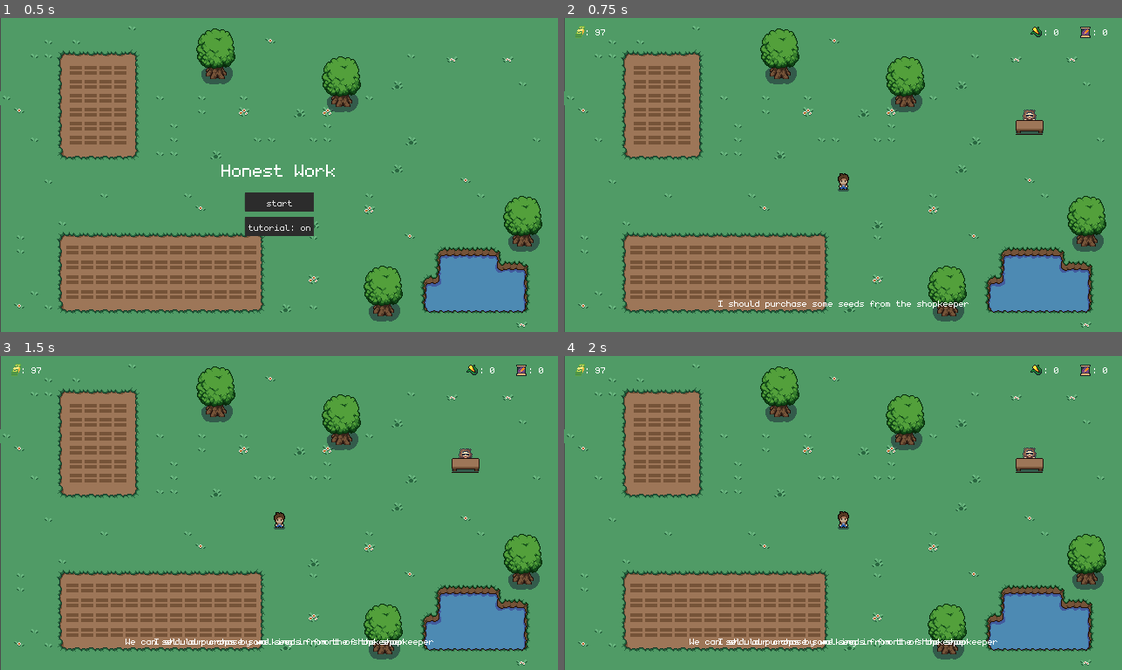
Above: before the commit, frames 1-4 (two rows, left to right).
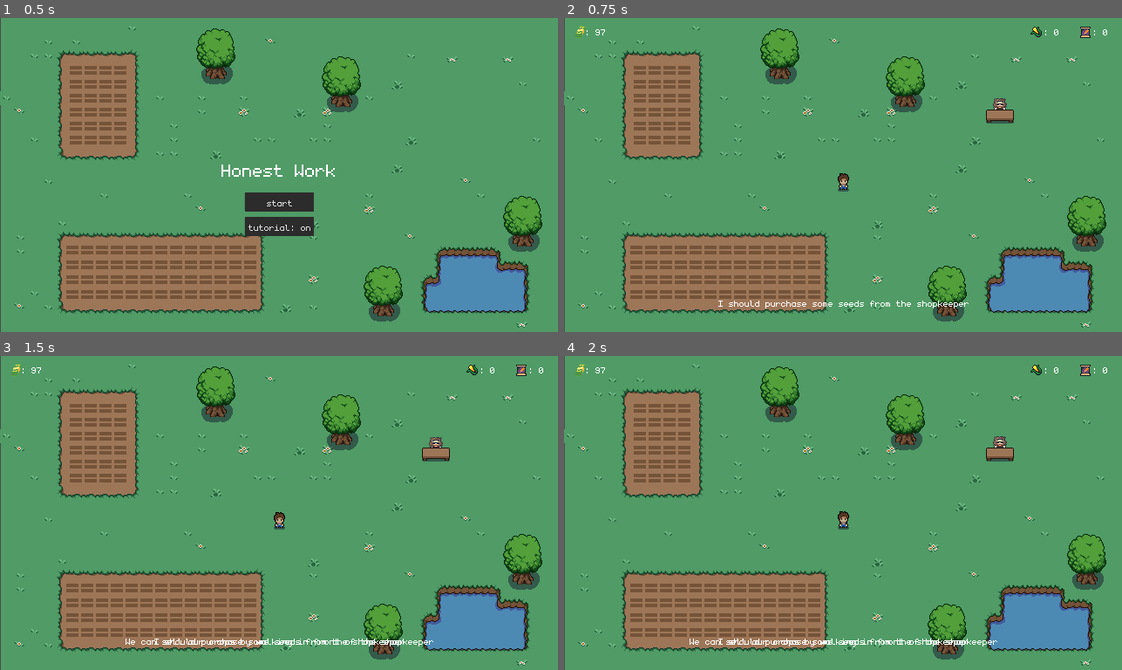
Above: after the commit, the same moments.

Repository: cammcinnes/wintermelonjam-2023
Game: Godot game, scene res://scenes/main.tscn
The game is run twice, just before and just after one commit, with the same random seed, the same clock (stepped at 60 frames per second) and the same inputs.
Inputs (mouse positions are in pixels of both pictures, inside the frame that each line leads up to):
- Up to frame 1 (0.5 s): no input
- Up to frame 2 (0.75 s): click (843, 203) at 0.5 s
- Up to frame 3 (1.5 s): drag from (251, 588) to (78, 462) at 1.27 s
- Up to frame 4 (2 s): no input

Frame 1 is identical in both runs. In frame 2, 0.6% of the frame differs, in the area x 75-86%, y 25-38%; in frame 3, 0.6%; in frame 4, 0.6%.

Commit message:
fix shop keeper collisions

Diff:
--- a/scenes/main.tscn
+++ b/scenes/main.tscn
@@ -9,7 +9,6 @@
 [ext_resource type="Texture2D" uid="uid://bss1mvm882xa" path="res://textures/tilesets/fences.png" id="6_bhg31"]
 [ext_resource type="Texture2D" uid="uid://cb3qy17ughuh1" path="res://textures/objects/objects.png" id="7_ef2mr"]
 [ext_resource type="Texture2D" uid="uid://dyf1tq5uyr27v" path="res://textures/Crop_Spritesheet.png" id="9_3fsbu"]
-[ext_resource type="PackedScene" uid="uid://cq4ibfmuyjkio" path="res://scenes/sellzone.tscn" id="10_lvsup"]
 [ext_resource type="PackedScene" uid="uid://xaq1g1rn45ww" path="res://scenes/growzone.tscn" id="12_2jnoe"]
 [ext_resource type="PackedScene" uid="uid://bpqxfe6ebfb4d" path="res://scenes/gui.tscn" id="13_qxv7o"]
 [ext_resource type="PackedScene" uid="uid://c6eb67wri0gno" path="res://scenes/weather_control.tscn" id="14_3fx2f"]
@@ -1445,14 +1444,11 @@
 [node name="growzone4" parent="main_area/plot/growzone6/growzone2/growzone3" instance=ExtResource("12_2jnoe")]
 position = Vector2(17, 0)
 
-[node name="sellzone" parent="main_area" instance=ExtResource("10_lvsup")]
-position = Vector2(534, 142)
-
 [node name="shop" parent="main_area" instance=ExtResource("15_7x6fa")]
-position = Vector2(534, 126)
+position = Vector2(500, 113)
 
 [node name="player" parent="." instance=ExtResource("1_x8416")]
-z_index = 1
+z_index = 2
 position = Vector2(322, 176)
 speed = 125
 
--- a/scenes/sellzone.tscn
+++ b/scenes/sellzone.tscn
@@ -1,25 +1,12 @@
-[gd_scene load_steps=6 format=3 uid="uid://cq4ibfmuyjkio"]
+[gd_scene load_steps=4 format=3 uid="uid://cq4ibfmuyjkio"]
 
 [ext_resource type="Script" path="res://scripts/sellzone.gd" id="1_pxhlo"]
-[ext_resource type="Texture2D" uid="uid://bh4sv7lhmvf1a" path="res://textures/tilesets/grass.png" id="2_3yrre"]
 
 [sub_resource type="RectangleShape2D" id="RectangleShape2D_olj3h"]
 size = Vector2(12, 12)
 
-[sub_resource type="AtlasTexture" id="AtlasTexture_ayhx0"]
-atlas = ExtResource("2_3yrre")
-region = Rect2(0, 0, 16, 16)
-
 [sub_resource type="SpriteFrames" id="SpriteFrames_kgrkv"]
-animations = [{
-"frames": [{
-"duration": 1.0,
-"texture": SubResource("AtlasTexture_ayhx0")
-}],
-"loop": true,
-"name": &"default",
-"speed": 5.0
-}]
+animations = []
 
 [node name="sellzone" type="StaticBody2D"]
 script = ExtResource("1_pxhlo")
@@ -27,10 +14,12 @@
 [node name="Area2D" type="Area2D" parent="."]
 
 [node name="CollisionShape2D" type="CollisionShape2D" parent="Area2D"]
+scale = Vector2(1.25, 1.25)
 shape = SubResource("RectangleShape2D_olj3h")
 
 [node name="AnimatedSprite2D" type="AnimatedSprite2D" parent="."]
 sprite_frames = SubResource("SpriteFrames_kgrkv")
+animation = &""
 
 [connection signal="trytosell" from="." to="." method="tip"]
 [connection signal="body_entered" from="Area2D" to="." method="_on_area_2d_body_entered"]
--- a/scenes/shop.tscn
+++ b/scenes/shop.tscn
@@ -6,6 +6,7 @@
 [ext_resource type="PackedScene" uid="uid://cokkreqcbdqxr" path="res://scenes/wheat_seed.tscn" id="4_heb2f"]
 [ext_resource type="PackedScene" uid="uid://cp4u61uqr1liu" path="res://scenes/corn_seed.tscn" id="5_5whsl"]
 [ext_resource type="PackedScene" uid="uid://br4yf88hm83rj" path="res://scenes/shopmenu.tscn" id="6_db0lp"]
+[ext_resource type="PackedScene" uid="uid://cq4ibfmuyjkio" path="res://scenes/sellzone.tscn" id="7_tcxuq"]
 
 [sub_resource type="AtlasTexture" id="AtlasTexture_uxysw"]
 atlas = ExtResource("2_tu0pg")
@@ -36,15 +37,15 @@
 "speed": 5.0
 }]
 
-[sub_resource type="AtlasTexture" id="AtlasTexture_tlb3k"]
+[sub_resource type="AtlasTexture" id="AtlasTexture_hn5ju"]
 atlas = ExtResource("1_ji3lo")
-region = Rect2(160, 0, 32, 17)
+region = Rect2(160, 0, 32, 16)
 
 [sub_resource type="SpriteFrames" id="SpriteFrames_sa4km"]
 animations = [{
 "frames": [{
 "duration": 1.0,
-"texture": SubResource("AtlasTexture_tlb3k")
+"texture": SubResource("AtlasTexture_hn5ju")
 }],
 "loop": true,
 "name": &"default",
@@ -52,12 +53,15 @@
 }]
 
 [sub_resource type="RectangleShape2D" id="RectangleShape2D_6yr8x"]
-size = Vector2(32, 33)
+size = Vector2(32, 20)
 
 [sub_resource type="CircleShape2D" id="CircleShape2D_tb4c4"]
 radius = 12.0
 
+[sub_resource type="CircleShape2D" id="CircleShape2D_g1rsj"]
+
 [node name="shop" type="StaticBody2D"]
+z_index = 1
 script = ExtResource("1_y3225")
 
 [node name="worker" type="AnimatedSprite2D" parent="."]
@@ -66,10 +70,11 @@
 frame_progress = 0.996638
 
 [node name="shop_art" type="AnimatedSprite2D" parent="."]
+z_index = 1
 sprite_frames = SubResource("SpriteFrames_sa4km")
 
 [node name="CollisionShape2D" type="CollisionShape2D" parent="."]
-position = Vector2(0, -5.5)
+position = Vector2(0, 1)
 shape = SubResource("RectangleShape2D_6yr8x")
 
 [node name="Area2D" type="Area2D" parent="."]
@@ -85,10 +90,19 @@
 position = Vector2(0, -4)
 
 [node name="wheat_seed" parent="." instance=ExtResource("4_heb2f")]
+z_index = 1
 position = Vector2(0, -4)
 
 [node name="corn_seed" parent="." instance=ExtResource("5_5whsl")]
+z_index = 1
 position = Vector2(0, -4)
+
+[node name="sellzone" parent="." instance=ExtResource("7_tcxuq")]
+position = Vector2(0, 14)
+
+[node name="CollisionShape2D2" type="CollisionShape2D" parent="."]
+position = Vector2(0, -12)
+shape = SubResource("CircleShape2D_g1rsj")
 
 [connection signal="body_entered" from="Area2D" to="." method="_on_area_2d_body_entered"]
 [connection signal="body_exited" from="Area2D" to="." method="_on_area_2d_body_exited"]
Not shown: 1 places in scenes/main.tscn that only renumber resources
Not shown: 1 places in scenes/shop.tscn that only renumber resources
